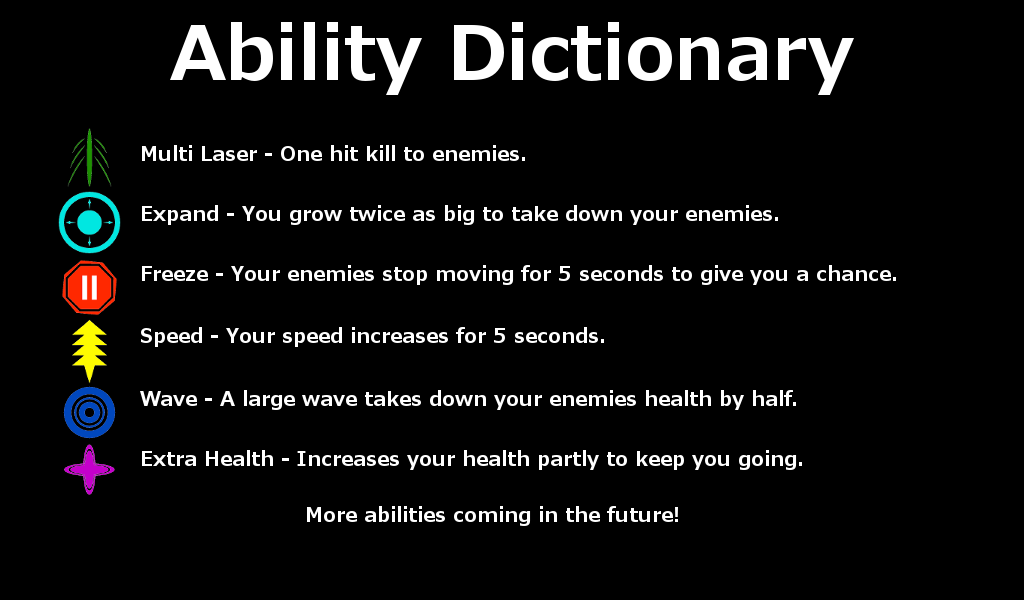
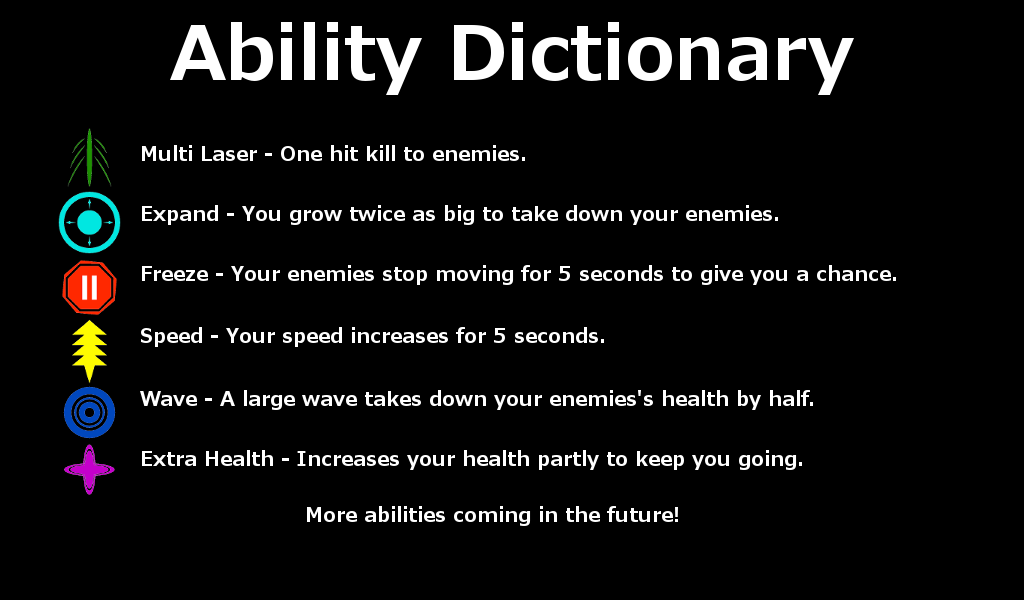
Two versions of the same layered image (1024 x 600). Layer-by-layer changes:
painted on "Wave - A large wave takes down..." over [638,390,813,410]
